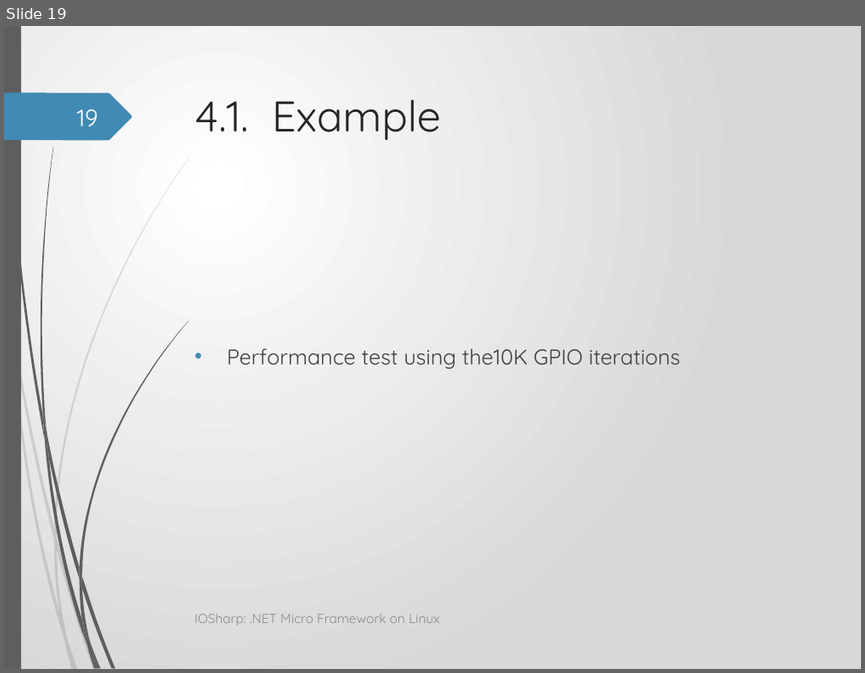
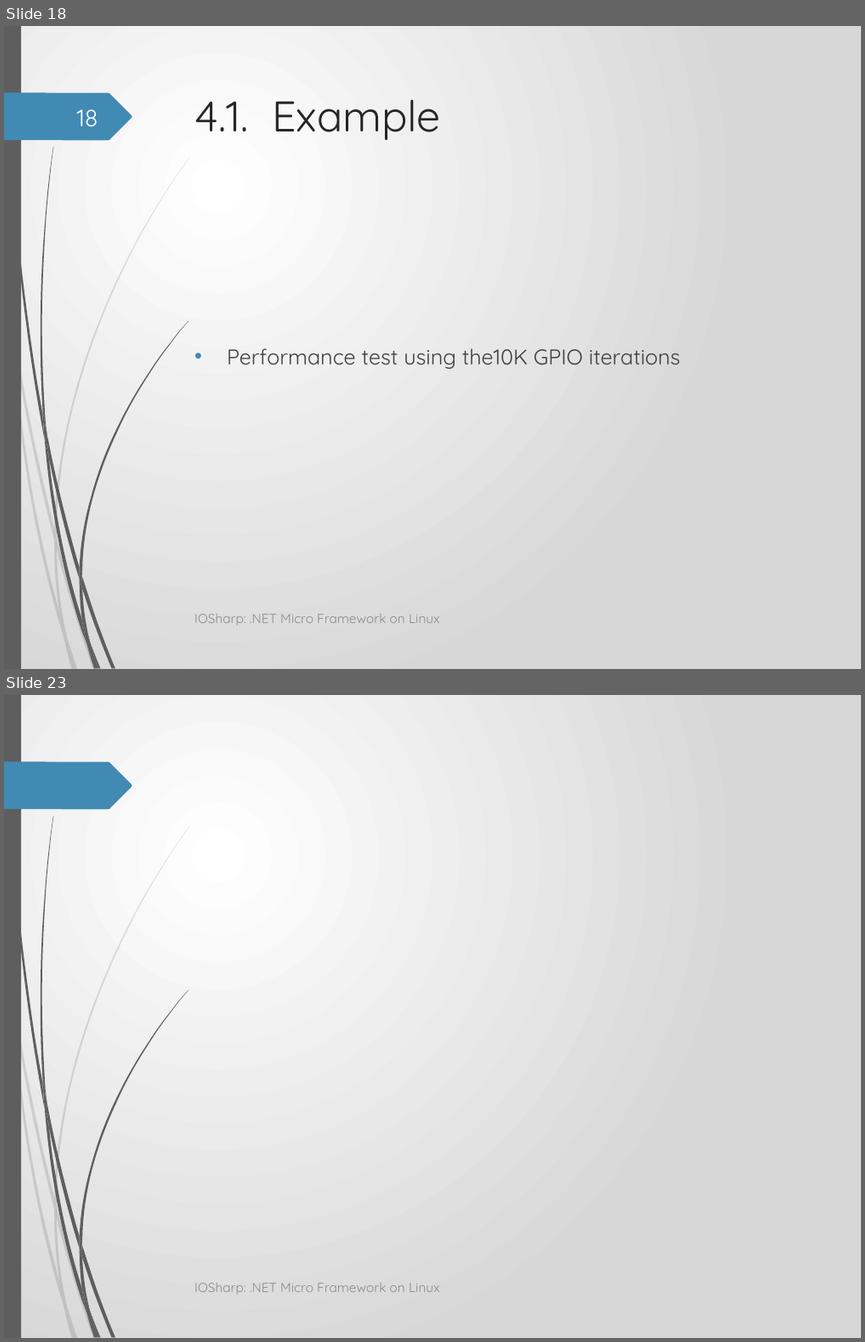
Before and after one commit to GerardSoleCa/BachelorThesisMisc, a slide deck: ThesisDoc/IOSharp.pptx. Shown one above the other, each under a label of ours: slide 19 before the commit, slides 18 and 23 after it; the slides between them are not shown. The pictures are 865x673 and 865x1342 pixels, drawn with LibreOffice and Linux fonts; fonts in the diff are those of the drawing; background and template pictures are left out. Boxes give left, top, right and bottom in pixels: in the first picture for what was removed or moved away, otherwise in the second. Text is boxed around its words. In the diff, an @@ line names an element or a change of style, - is before the commit and + after.

Commit message:
*** IOSharp.ppt

```diff
--- a/ThesisDoc/IOSharp.pptx
+++ b/ThesisDoc/IOSharp.pptx
@@ slide 23 added at [4,695,861,1338], background gradient #FFFFFF to #D7D7D7; not listed: 24 template elements that a slide beside it also shows @@
@@ text added at [194,1282,440,1294], 11 pt, text #8C8C8C @@
+IOSharp: .NET Micro Framework on Linux
@@ what was slide 19 is now slide 18 @@
@@ page number at [77,109,98,126]: text changed @@
-19
+18
```
Also in this commit, not shown: 9 slides changed, 2 other slides added, 1 slide removed.
